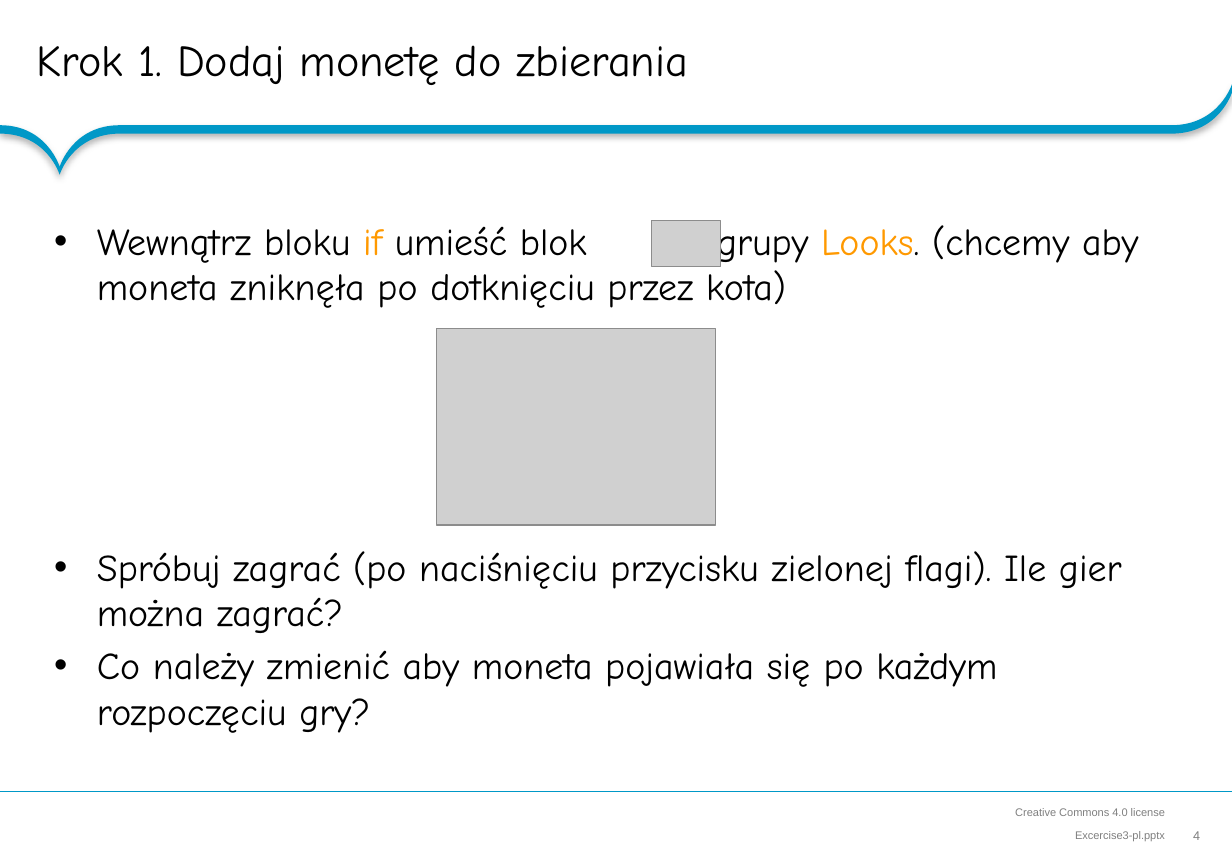
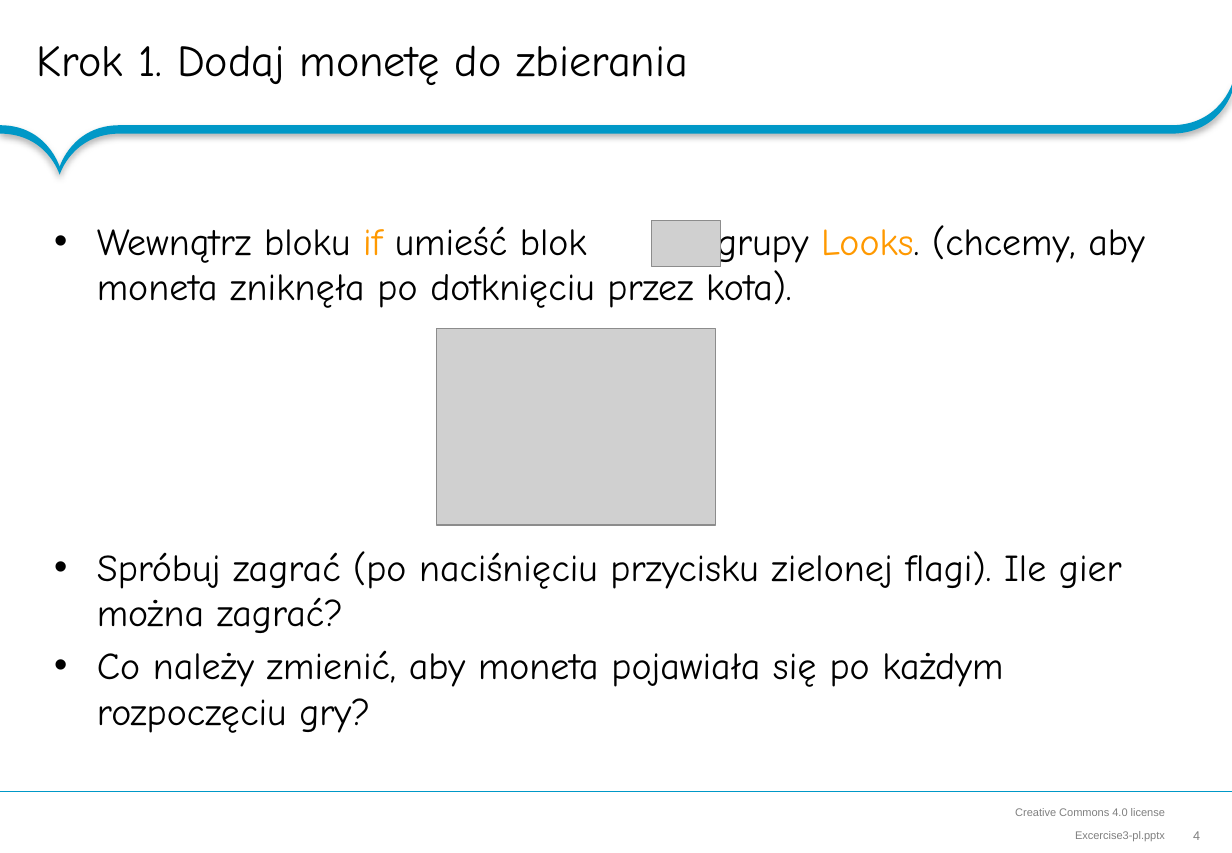
Before and after one commit to RoboCap/scratch, a slide deck: slide 4 of hands-on-lab/Excercise3-pl.pptx. Drawn at 1232x853 pixels with LibreOffice and Linux fonts; fonts in the diff are those of the drawing; grey boxes stand for pictures; background and template pictures are left out. Boxes give left, top, right and bottom in pixels: in the first picture for what was removed or moved away, otherwise in the second. Text is boxed around its words. In the diff, an @@ line names an element or a change of style, - is before the commit and + after.

```diff
--- a/hands-on-lab/Excercise3-pl.pptx
+++ b/hands-on-lab/Excercise3-pl.pptx
@@ text at (97,222,1145,308): text changed @@
-• Wewnątrz bloku if umieść blok z grupy Looks. (chcemy aby moneta zniknęła po dotknięciu przez kota)
+• Wewnątrz bloku if umieść blok z grupy Looks. (chcemy, aby moneta zniknęła po dotknięciu przez kota).
@@ text at (97,650,1003,733): text changed @@
-• Co należy zmienić aby moneta pojawiała się po każdym rozpoczęciu gry?
+• Co należy zmienić, aby moneta pojawiała się po każdym rozpoczęciu gry?
```
Also in this commit, not shown: 3 other slides changed, 2 other files.
